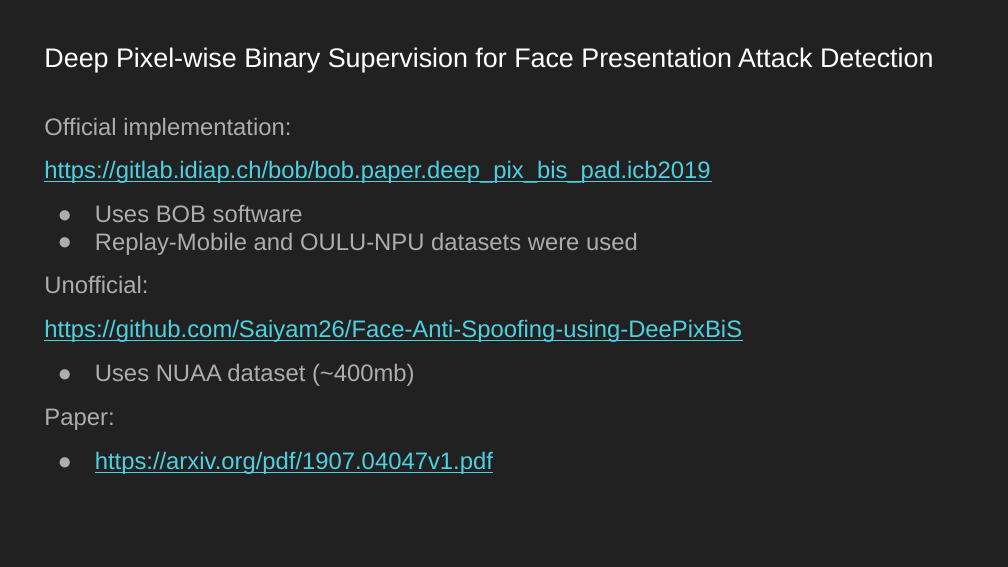
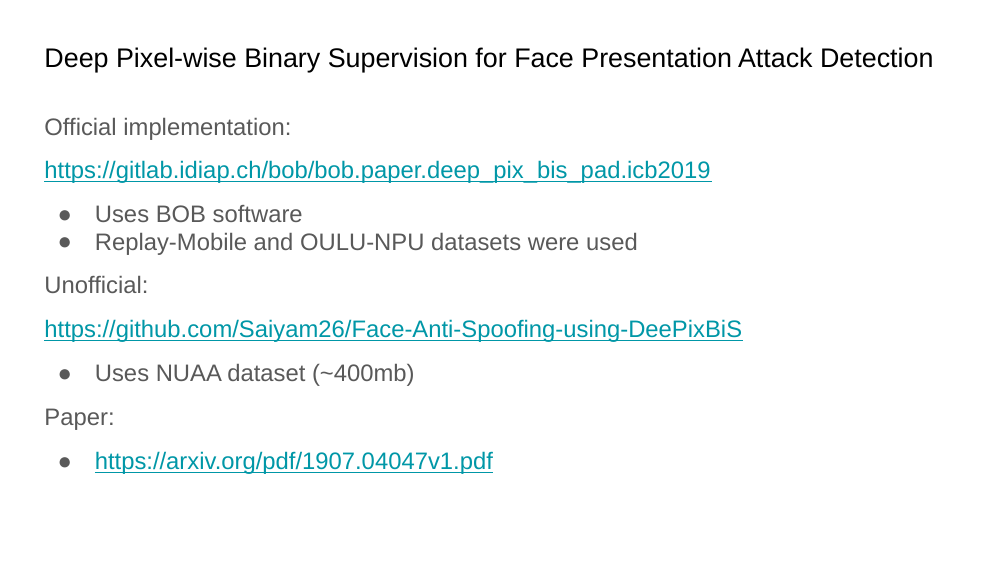
Before and after one commit to D10752002/BTP-Face-Anti-Spoofing, a slide deck: slide 9 of PPTs/Face Anti-Spoofing presentation - BTP work status.pptx. Drawn at 1008x567 pixels with LibreOffice and Linux fonts; fonts in the diff are those of the drawing. Boxes give left, top, right and bottom in pixels: in the first picture for what was removed or moved away, otherwise in the second. Text is boxed around its words. In the diff, an @@ line names an element or a change of style, - is before the commit and + after.

```diff
--- a/PPTs/Face Anti-Spoofing presentation - BTP work status.pptx
+++ b/PPTs/Face Anti-Spoofing presentation - BTP work status.pptx
@@ background #212121 to #FFFFFF @@
@@ title "Deep Pixel-wise Binary Supervision for ..." at bbox=[44, 47, 933, 72]: text colour #FFFFFF to #000000 @@
@@ text "Official implementation:" at bbox=[44, 117, 742, 474]: text colour #ADADAD to #595959 in "Official implementation:", "Uses BOB software", "Replay-Mobile and OULU-NPU datasets were used", "Unofficial:" and 2 more places; text colour #4DD0E1 to #0097A7 in "https://gitlab.idiap.ch/bob/bob.paper.deep_pix_bis_pad.icb20 ...", "https://github.com/Saiyam26/Face-Anti-Spoofing-using-DeePixB ...", "https://arxiv.org/pdf/1907.04047v1.pdf"; bullet colour #ADADAD to #595959 @@
```
Also in this commit, not shown: 26 other slides changed, 11 other files.
